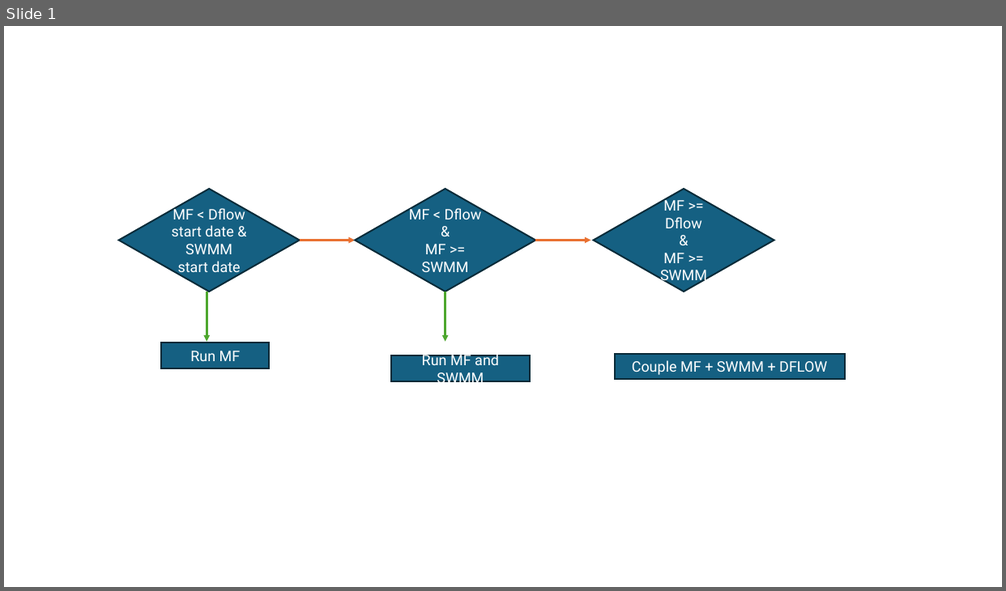
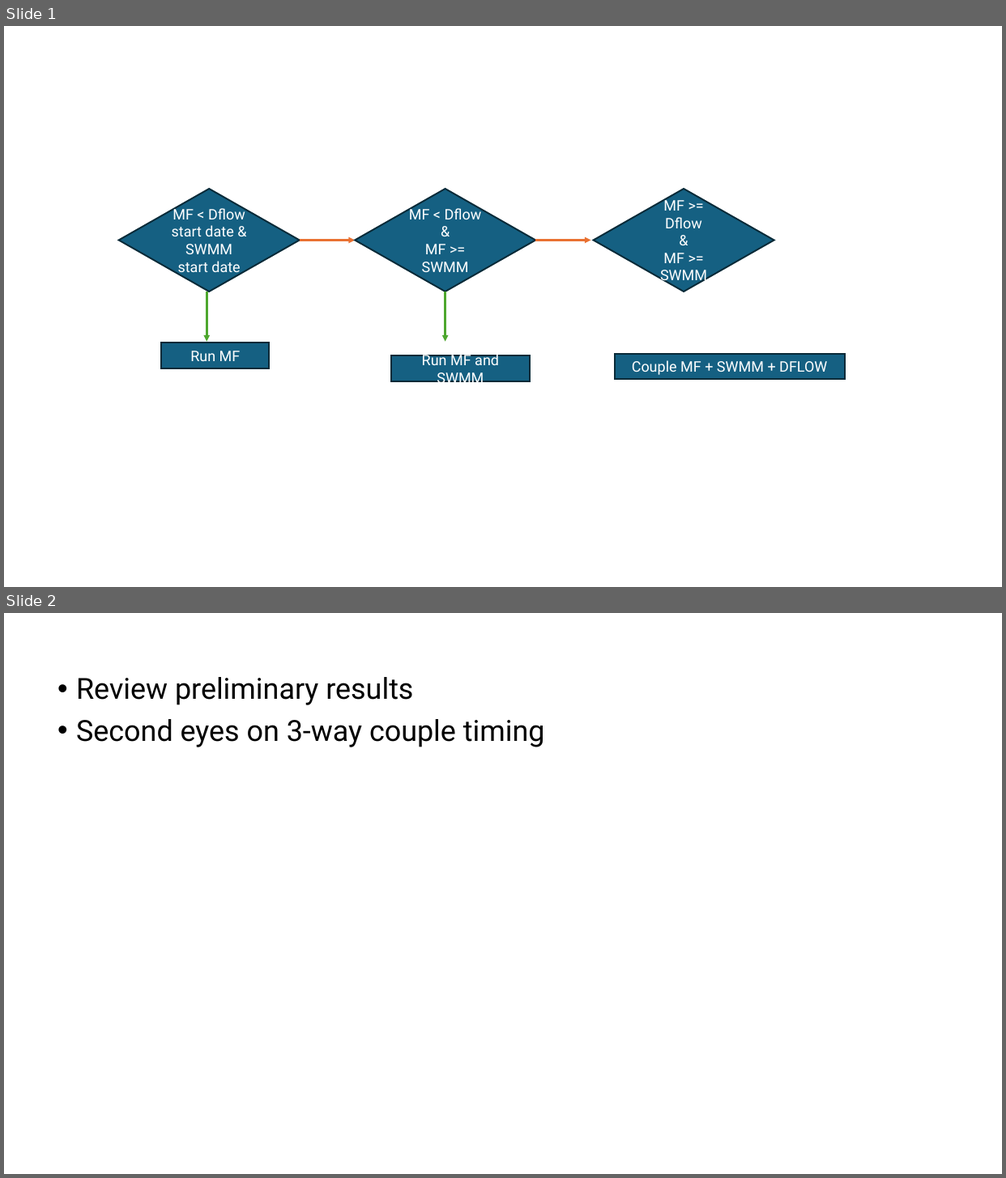
Before and after one commit to b-bayraktar/CF_PJ_modelarchive, a slide deck: notebooks-PJ/coupling.pptx. Shown one above the other, each under a label of ours: slide 1 before the commit, slides 1 and 2 after it. The pictures are 1006x591 and 1006x1178 pixels, drawn with LibreOffice and Linux fonts; fonts in the diff are those of the drawing. Boxes give left, top, right and bottom in pixels: in the first picture for what was removed or moved away, otherwise in the second. Text is boxed around its words. In the diff, an @@ line names an element or a change of style, - is before the commit and + after.

```diff
--- a/notebooks-PJ/coupling.pptx
+++ b/notebooks-PJ/coupling.pptx
@@ slide 2 added at box(4, 613, 1002, 1174), background #FFFFFF @@
@@ text added at box(76, 677, 545, 747), 28 pt, text #000000 @@
+• Review preliminary results
+• Second eyes on 3-way couple timing
```
Also in this commit, not shown: 2 slides changed, 7 other slides added, 2 slides removed, 25 other files.
